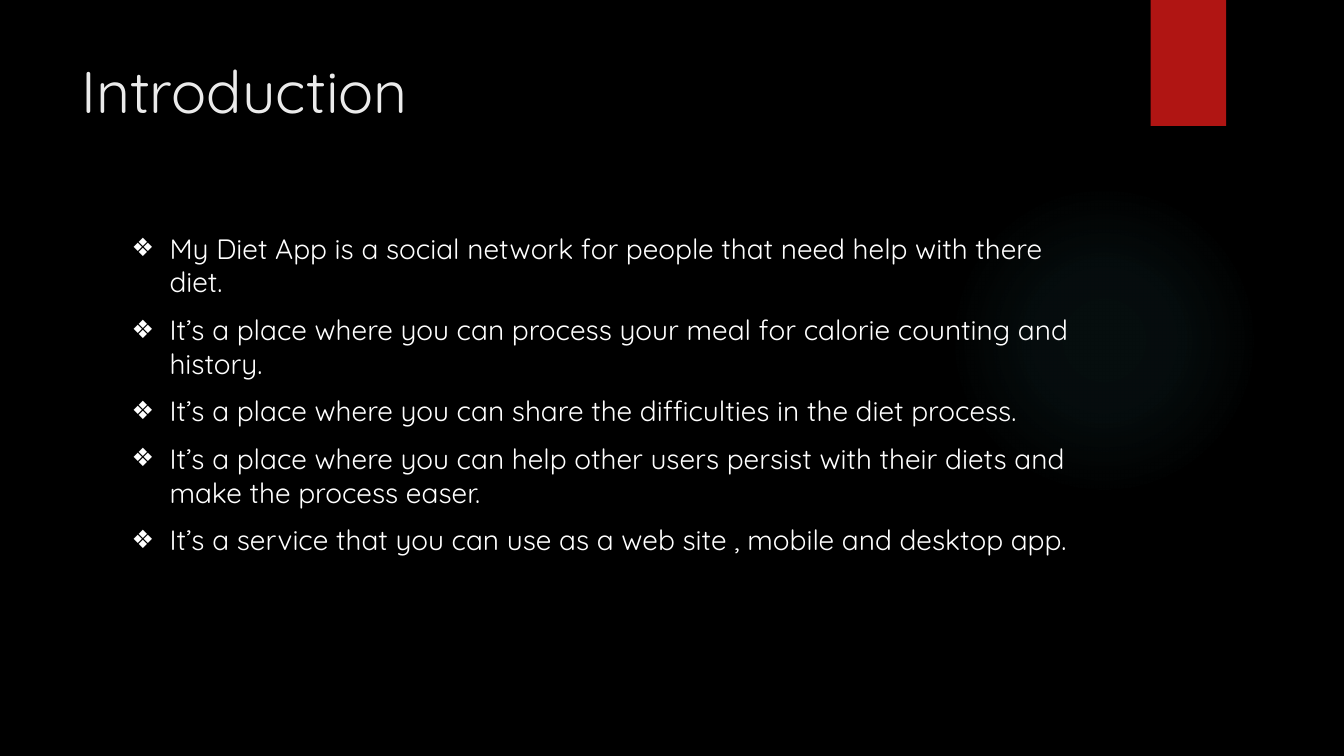
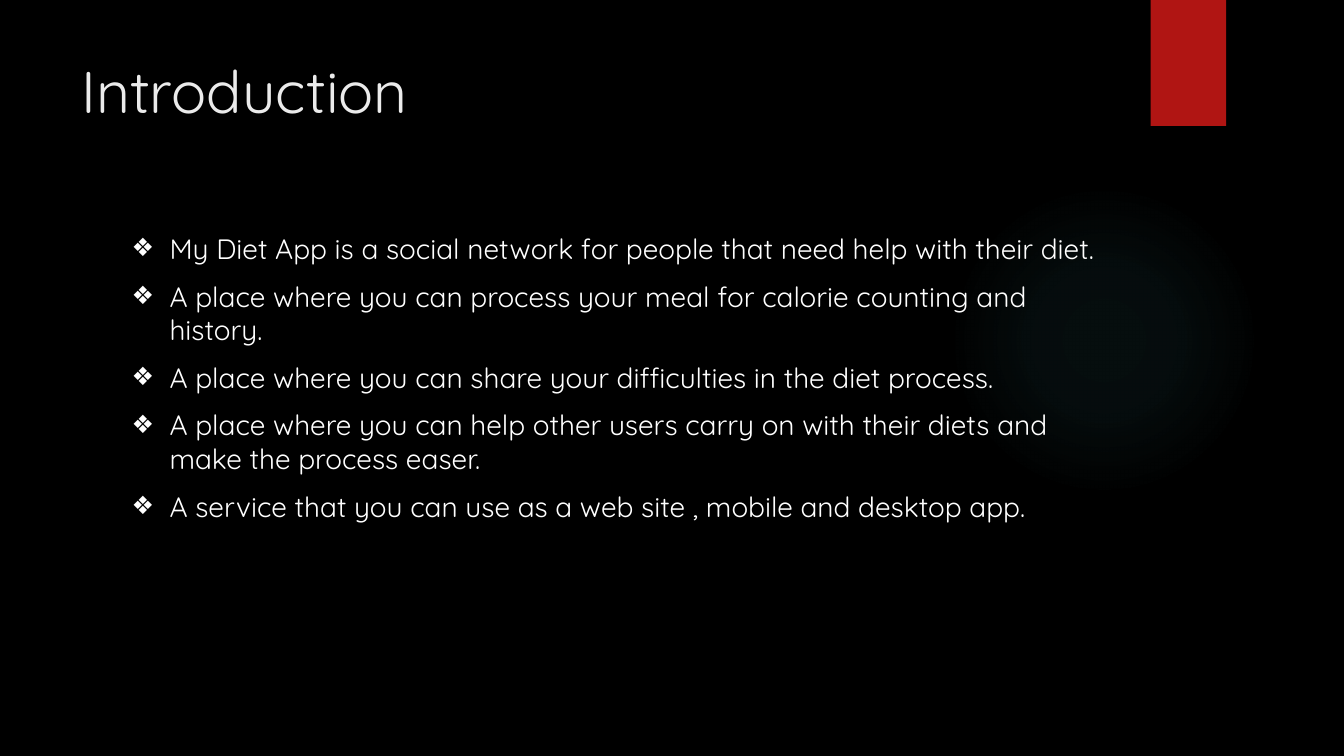
Before and after one commit to tronxd/webmta, a slide deck: slide 2 of data/MyDietApp.pptx. Drawn at 1344x756 pixels with LibreOffice and Linux fonts; fonts in the diff are those of the drawing; background and template pictures are left out. Boxes give left, top, right and bottom in pixels: in the first picture for what was removed or moved away, otherwise in the second. Text is boxed around its words. In the diff, an @@ line names an element or a change of style, - is before the commit and + after.

```diff
--- a/data/MyDietApp.pptx
+++ b/data/MyDietApp.pptx
@@ text at (x1=170, y1=238, x2=1094, y2=523): text changed @@
-❖ My Diet App is a social network for people that need help with there diet.
-❖ It’s a place where you can process your meal for calorie counting and history.
-❖ It’s a place where you can share the difficulties in the diet process.
-❖ It’s a place where you can help other users persist with their diets and make the process easer.
-❖ It’s a service that you can use as a web site , mobile and desktop app.
+❖ My Diet App is a social network for people that need help with their diet.
+❖ A place where you can process your meal for calorie counting and history.
+❖ A place where you can share your difficulties in the diet process.
+❖ A place where you can help other users carry on with their diets and make the process easer.
+❖ A service that you can use as a web site , mobile and desktop app.
```
Also in this commit, not shown: 2 other slides changed.
